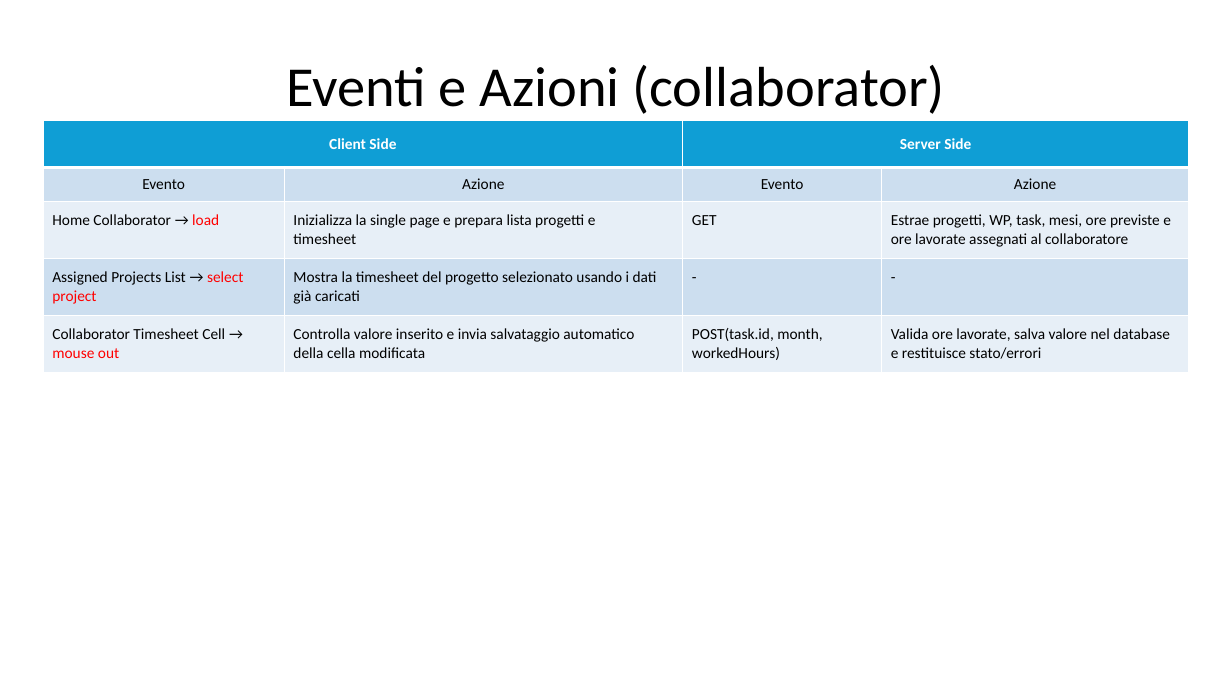
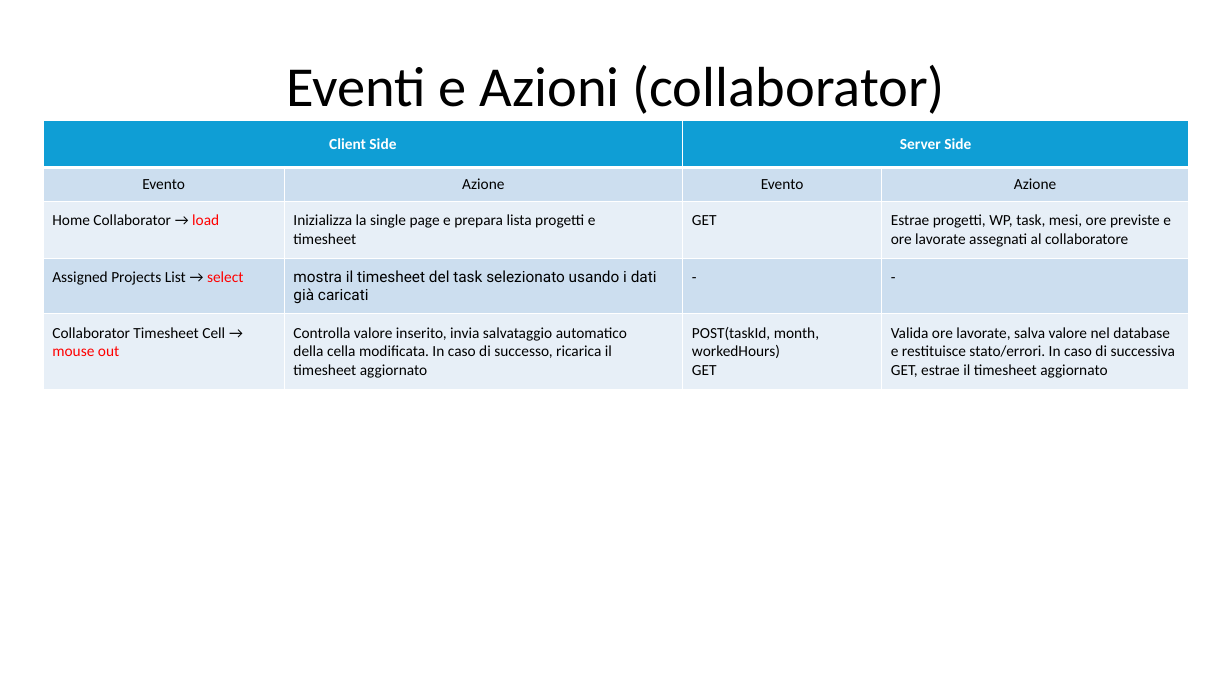
Before and after one commit to gilbertobrambilla/tiw-2026-html, a slide deck: slide 48 of docs/TIW_documentazione.pptx. Drawn at 1232x693 pixels with LibreOffice and Linux fonts; fonts in the diff are those of the drawing. Boxes give left, top, right and bottom in pixels: in the first picture for what was removed or moved away, otherwise in the second. Text is boxed around its words. In the diff, an @@ line names an element or a change of style, - is before the commit and + after.

```diff
--- a/docs/TIW_documentazione.pptx
+++ b/docs/TIW_documentazione.pptx
@@ table at <box>43,120,1189,388</box> @@
-row 4, column 1: Assigned Projects List → select project
+row 4, column 1: Assigned Projects List → select
-row 4, column 2: Mostra la timesheet del progetto selezionato usando i dati già caricati
+row 4, column 2: mostra il timesheet del task selezionato usando i dati già caricati
-row 5: Collaborator Timesheet Cell → mouse out | Controlla valore inserito e invia salvataggio automatico della cella modificata | POST(task.id, month, workedHours) | Valida ore lavorate, salva valore nel database e restituisce stato/errori
+row 5: Collaborator Timesheet Cell → mouse out | Controlla valore inserito, invia salvataggio automatico della cella modificata. In caso di successo, ricarica il timesheet aggiornato | POST(taskId, month, workedHours) / GET | Valida ore lavorate, salva valore nel database e restituisce stato/errori. In caso di successiva GET, estrae il timesheet aggiornato
```
Also in this commit, not shown: 11 other slides changed, 4 slides added.
